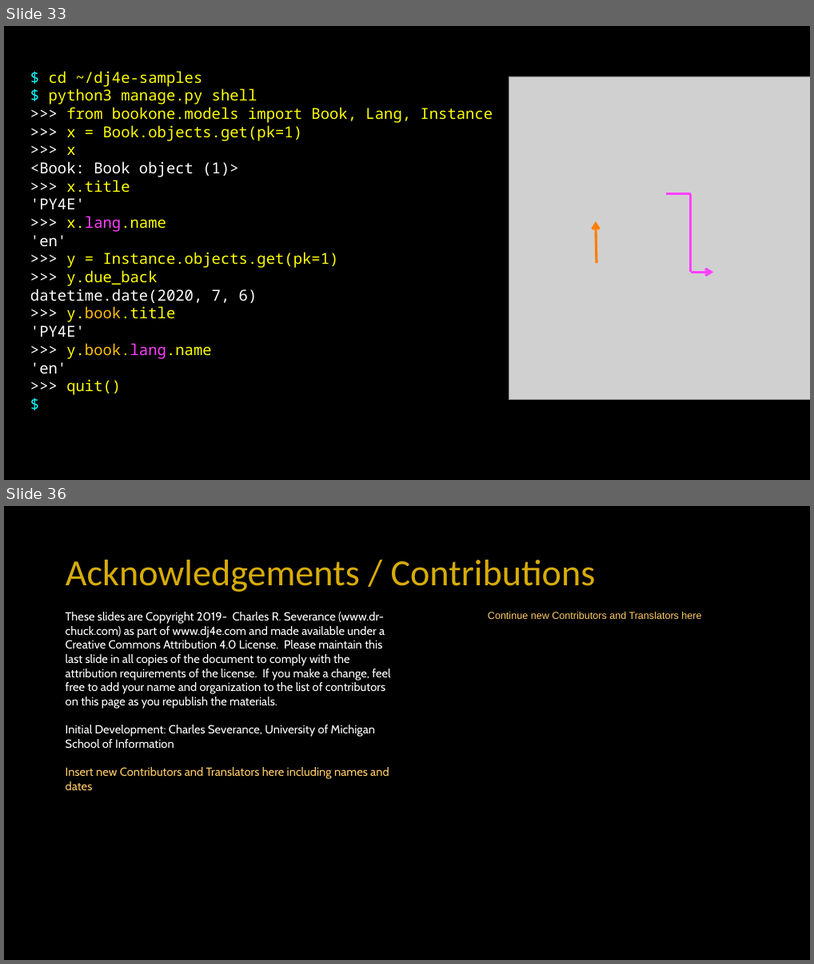
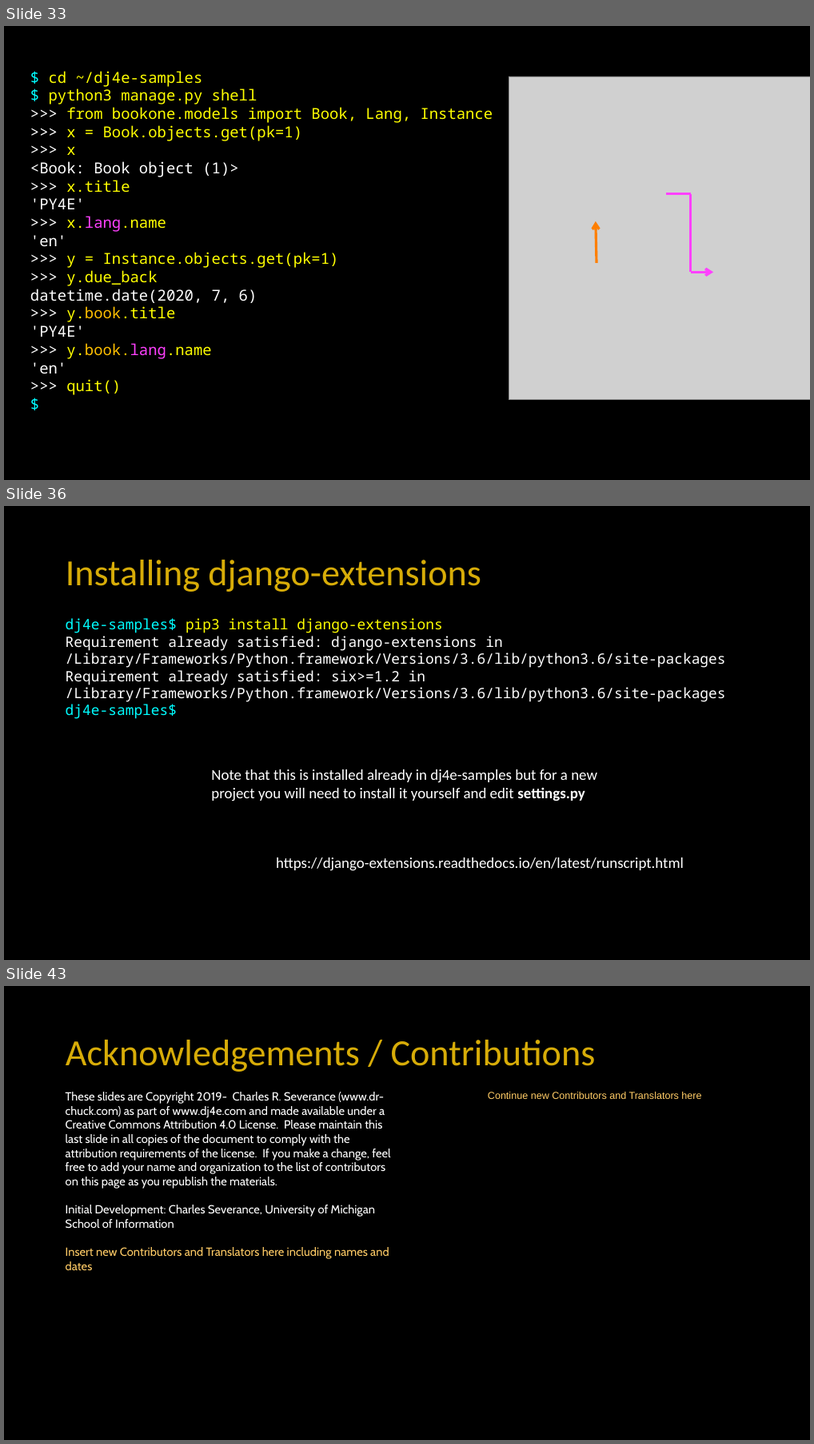
Before and after one commit to csev/dj4e, a slide deck: lectures/DJ-03-One-To-Many.pptx. Shown one above the other, each under a label of ours: slides 33 and 36 before the commit, slides 33, 36 and 43 after it; the slides between them are not shown. The pictures are 814x964 and 814x1444 pixels, drawn with LibreOffice and Linux fonts; fonts in the diff are those of the drawing; grey boxes stand for pictures. Boxes give left, top, right and bottom in pixels: in the first picture for what was removed or moved away, otherwise in the second. Text is boxed around its words. In the diff, an @@ line names an element or a change of style, - is before the commit and + after.

```diff
--- a/lectures/DJ-03-One-To-Many.pptx
+++ b/lectures/DJ-03-One-To-Many.pptx
@@ slide 36 added at box(4, 506, 810, 960), background #000000 @@
@@ title added at box(66, 560, 482, 592), 44 pt, text #D7AC08 @@
+Installing django-extensions
@@ text added at box(66, 618, 726, 719), 17 pt, text #FFFFFF @@
+dj4e-samples$ pip3 install django-extensions
+Requirement already satisfied: django-extensions in /Library/Frameworks/Python.framework/Versions/3.6/lib/python3.6/site-packages
+Requirement already satisfied: six>=1.2 in /Library/Frameworks/Python.framework/Versions/3.6/lib/python3.6/site-packages
+dj4e-samples$
@@ text added at box(211, 769, 598, 801), 18 pt, text #FFFFFF @@
+Note that this is installed already in dj4e-samples but for a new project you will need to install it yourself and edit settings.py
@@ text added at box(276, 857, 684, 871), 18 pt, text #FFFFFF @@
+https://django-extensions.readthedocs.io/en/latest/runscript.html
@@ what was slide 36 is now slide 43 @@
```
Also in this commit, not shown: 8 other slides added, 2 slides removed, 1 other file.
